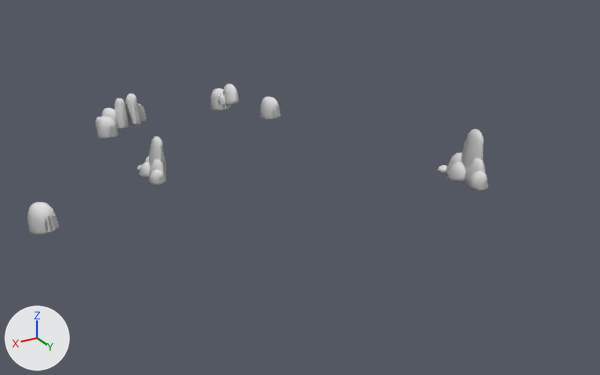
Two versions of the glTF model www/models/iso_scenes/42.glb, one commit apart.
Before and after are seen from a 50 mm lens placed at (18.1, -6.2, 14.9), pointed at (5.0, -28.0, 4.0). Lighting does not change. The marker at lower left points along +X, +Y and +Z. Materials are left out; every surface is plain grey. Where no turn or scale is listed for an object, it has been applied to the vertices.

The first picture shows 'textured_677202a7', 'textured_af6efe46', 'textured_dfdbe5e', 'textured_e1d276ec'.
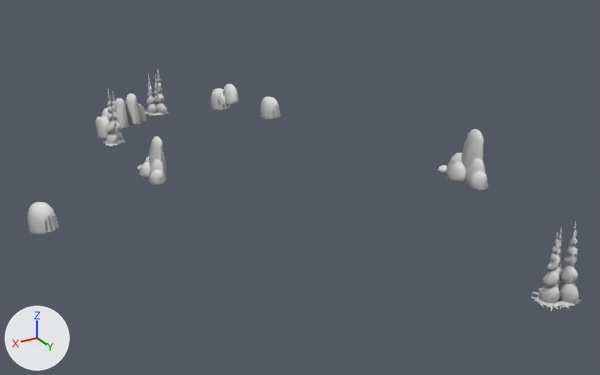
Edits to the scene script, one JSON object a line:
```json
{"op": "add", "block": "me_mesh_0_1", "code": ["me_mesh_0_1 = bpy.data.meshes.new('Mesh_0')", "me_mesh_0_1.from_pydata(...)  # 4894 vertices, 9216 faces; spans x 4.0..8.0, y -40.0..-17.0, z 2.5..7.0"]}
{"op": "add", "block": "ob_colored", "code": ["ob_colored = bpy.data.objects.new('colored', me_mesh_0_1)", "ob_colored.location = (0.0, 0.0, 0.0)"]}
```

Where the change shows, as pixel boxes (x1, y1, x2, y2) in the pictures (600 x 375 px):
```json
{"object": "colored", "change": "added", "after": [103, 71, 582, 311]}
```
